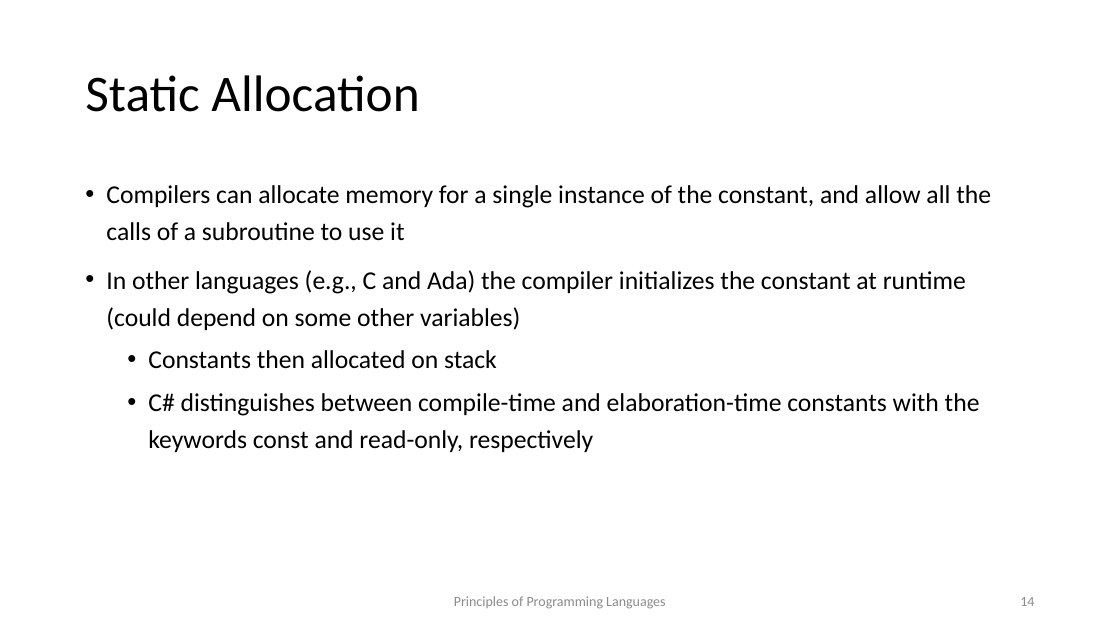
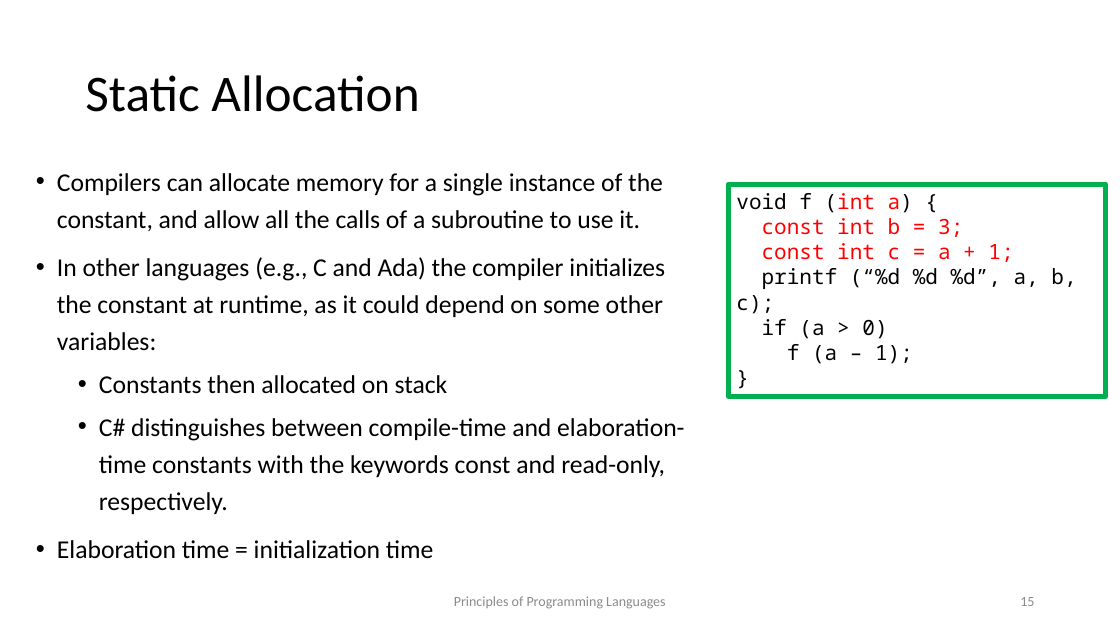
Before and after one commit to kongm/pl-design, a slide deck: slide 15 of environment.pptx (slide 14 before the commit). Drawn at 1120x630 pixels with LibreOffice and Linux fonts; fonts in the diff are those of the drawing. Boxes give left, top, right and bottom in pixels: in the first picture for what was removed or moved away, otherwise in the second. Text is boxed around its words. In the diff, an @@ line names an element or a change of style, - is before the commit and + after.

```diff
--- a/environment.pptx
+++ b/environment.pptx
@@ text "Compilers can allocate memory for ...": place and size @@
-text "Compilers can allocate memory for ..." at bbox=[106, 185, 991, 452]
+text "Compilers can allocate memory for ..." at bbox=[57, 173, 684, 559]
@@ text at bbox=[57, 173, 665, 351]: text changed @@
-• Compilers can allocate memory for a single instance of the constant, and allow all the calls of a subroutine to use it
-• In other languages (e.g., C and Ada) the compiler initializes the constant at runtime (could depend on some other variables)
+• Compilers can allocate memory for a single instance of the constant, and allow all the calls of a subroutine to use it.
+• In other languages (e.g., C and Ada) the compiler initializes the constant at runtime, as it could depend on some other variables:
@@ rectangle added at bbox=[728, 184, 1107, 396], outline #00B050 4.5 pt, 18 pt, text #000000 @@
+void f (int a) {
+const int b = 3;
+const int c = a + 1;
+printf (“%d %d %d”, a, b, c);
+if (a > 0)
+f (a – 1);
+}
@@ text at bbox=[57, 418, 684, 559]: text changed @@
-  • C# distinguishes between compile-time and elaboration-time constants with the keywords const and read-only, respectively
+  • C# distinguishes between compile-time and elaboration-time constants with the keywords const and read-only, respectively.
+• Elaboration time = initialization time
@@ page number at bbox=[1020, 597, 1034, 606]: text changed @@
-14
+15
```
Also in this commit, not shown: 10 other slides changed, 1 slide added, 1 other file.
